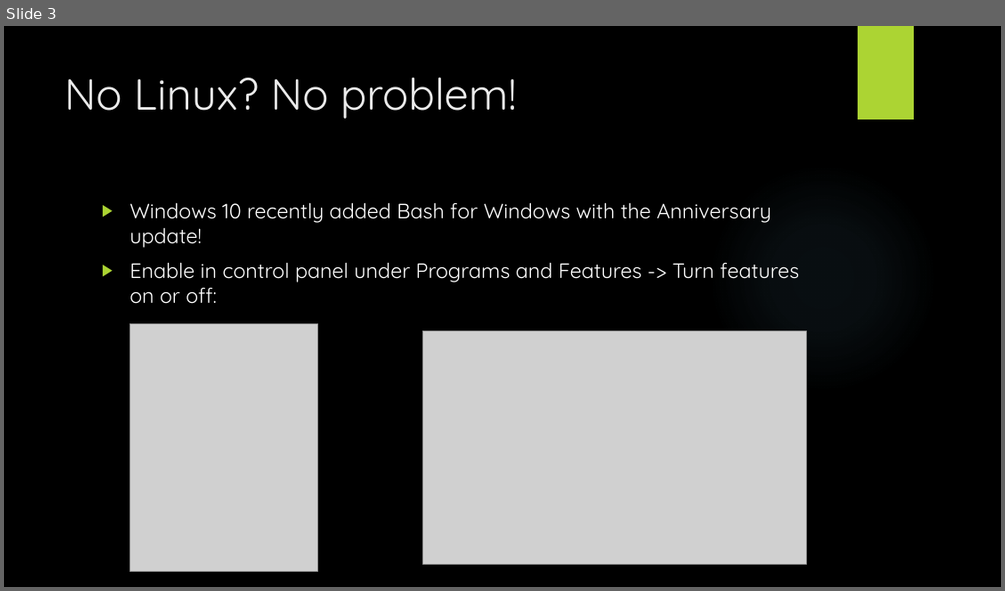
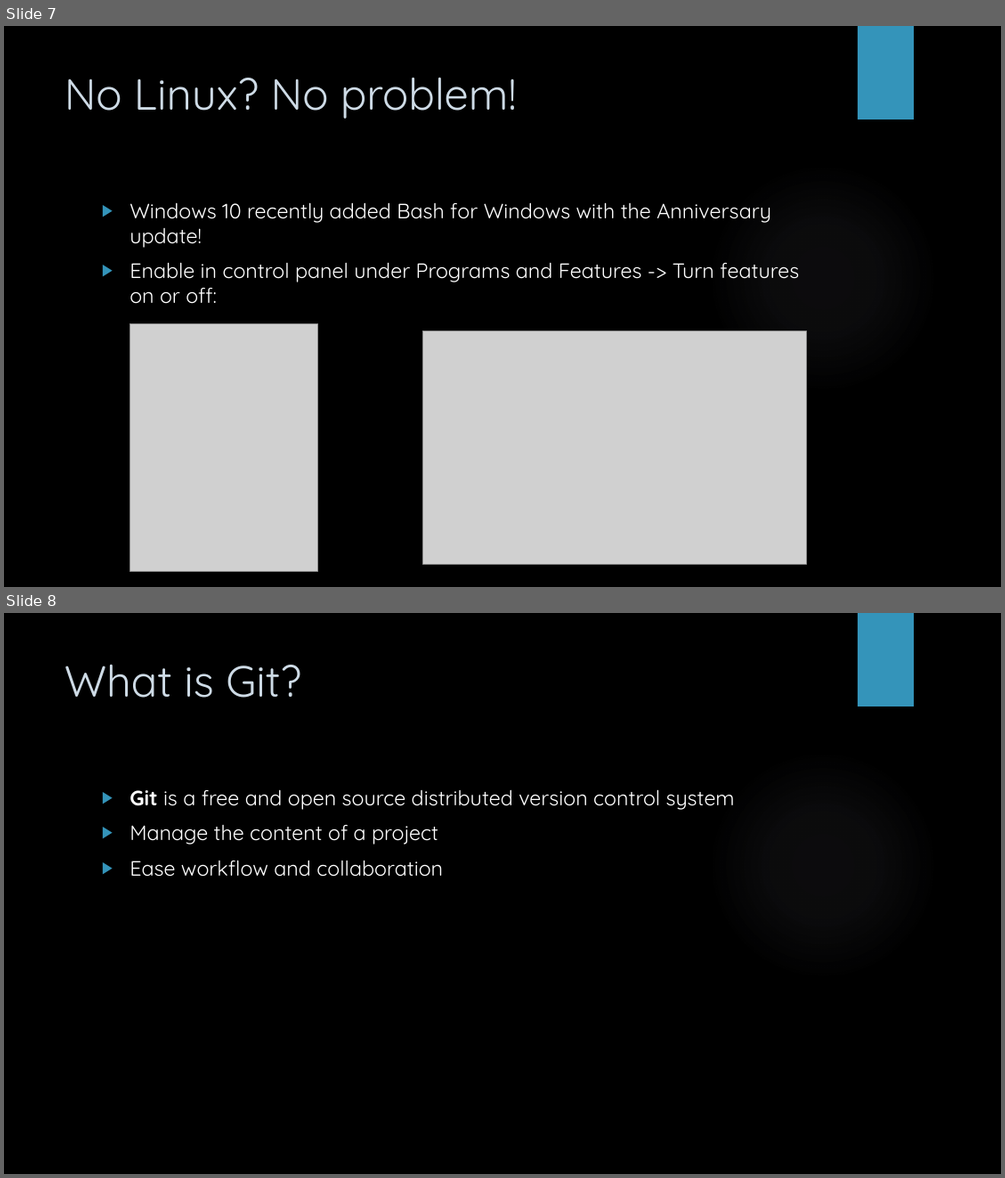
Before and after one commit to mbaccia514/LUG, a slide deck: GDB and Git.pptx. Shown one above the other, each under a label of ours: slide 3 before the commit, slides 7 and 8 after it. The pictures are 1005x591 and 1005x1178 pixels, drawn with LibreOffice and Linux fonts; fonts in the diff are those of the drawing; grey boxes stand for pictures; background and template pictures are left out. Boxes give left, top, right and bottom in pixels: in the first picture for what was removed or moved away, otherwise in the second. Text is boxed around its words. In the diff, an @@ line names an element or a change of style, - is before the commit and + after.

```diff
--- a/GDB and Git.pptx
+++ b/GDB and Git.pptx
@@ slide 8 added at bbox=[4, 613, 1001, 1174], background picture (left out); not listed: 2 template elements that a slide beside it also shows @@
@@ title added at bbox=[65, 664, 301, 698], 42 pt, text #CEDBE6 @@
+What is Git?
@@ text added at bbox=[129, 789, 735, 876], 20 pt, text #FFFFFF @@
+▶ Git is a free and open source distributed version control system
+▶ Manage the content of a project
+▶ Ease workflow and collaboration
@@ what was slide 3 is now slide 7 @@
@@ slide 7 changed as well @@
@@ rectangle at bbox=[858, 26, 914, 119]: fill #ACD433 to #3494BA @@
@@ title "No Linux? No problem!" at bbox=[65, 77, 517, 119]: text colour #EBEBEB to #CEDBE6 @@
@@ text "Windows 10 recently added Bash ..." at bbox=[129, 202, 799, 304]: bullet colour #ACD433 to #3494BA @@
```
Also in this commit, not shown: 14 other slides changed, 16 other slides added, 2 other files.
